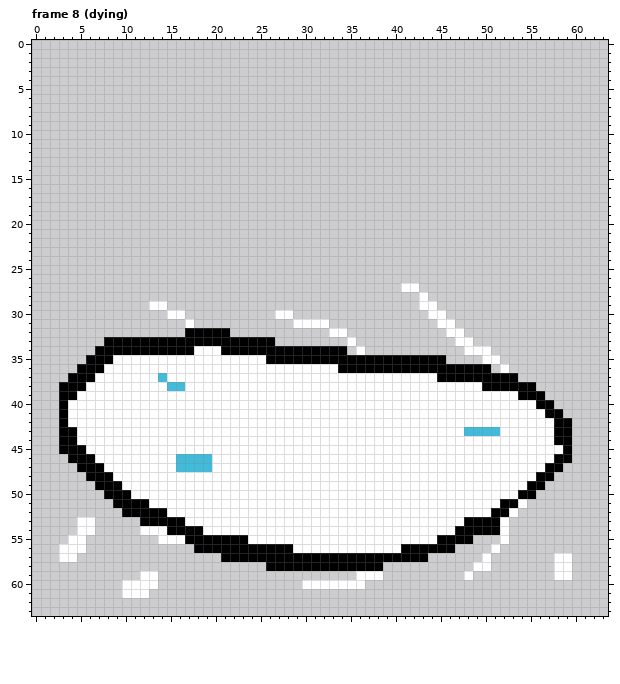
Edited in one commit: pixel-art file (textures/asesprites/bacteria_01.aseprite). That is the earlier state.
64x64 pixels, 11 frames. Shown: frame 8 (dying). The commit also changed other frames, which this record leaves out.
And afterwards:
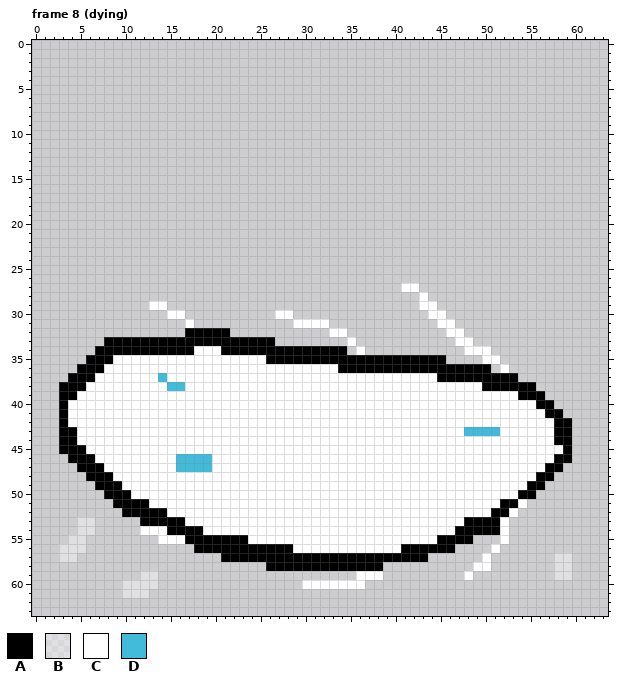
Palette (. is transparent): A #000000  B #ffffff61  C #ffffff  D #41bbd9
The exact change:
{"change": "layer \"Layer 1\" opacity 100% -> 38%"}
{"where": "frame 8 (dying)"}
{"frame":8,"y":53,"x":5,"old":"CC","new":"BB"}
{"frame":8,"y":54,"x":5,"old":"CC","new":"BB"}
{"frame":8,"y":55,"x":4,"old":"CC","new":"BB"}
{"frame":8,"y":56,"x":3,"old":"CCC","new":"BBB"}
{"frame":8,"y":57,"x":3,"old":"CC","new":"BB"}
{"frame":8,"y":57,"x":58,"old":"CC","new":"BB"}
{"frame":8,"y":58,"x":58,"old":"CC","new":"BB"}
{"frame":8,"y":59,"x":12,"old":"CC","new":"BB"}
{"frame":8,"y":59,"x":58,"old":"CC","new":"BB"}
{"frame":8,"y":60,"x":10,"old":"CCCC","new":"BBBB"}
{"frame":8,"y":61,"x":10,"old":"CCC","new":"BBB"}
